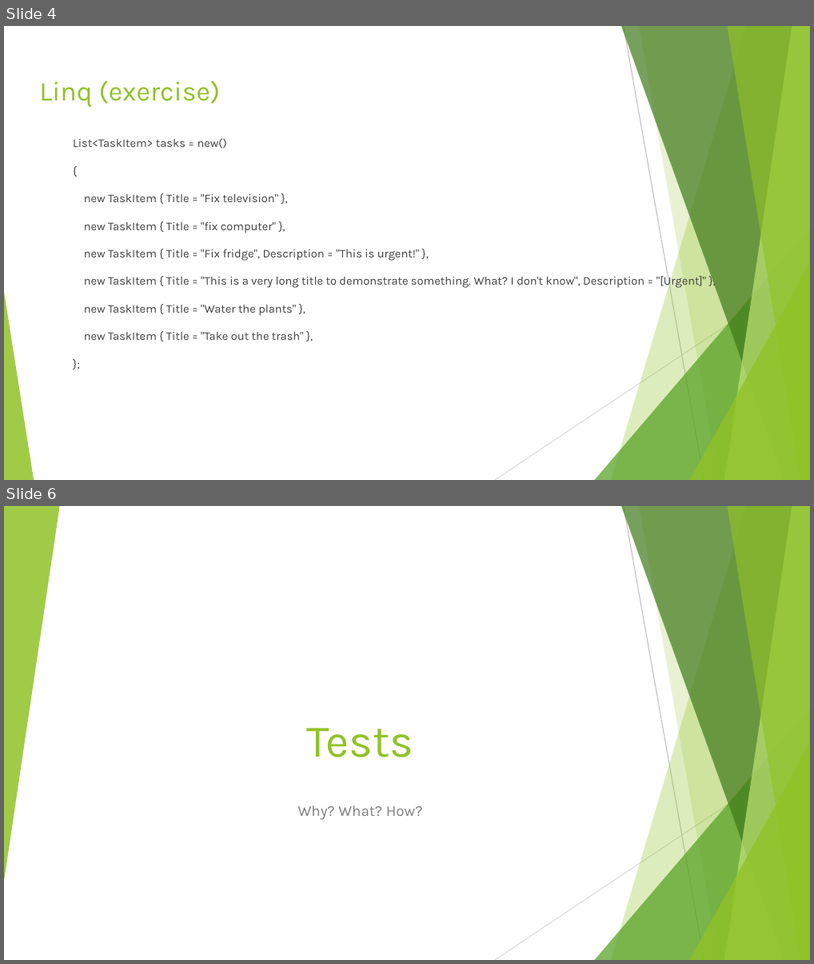
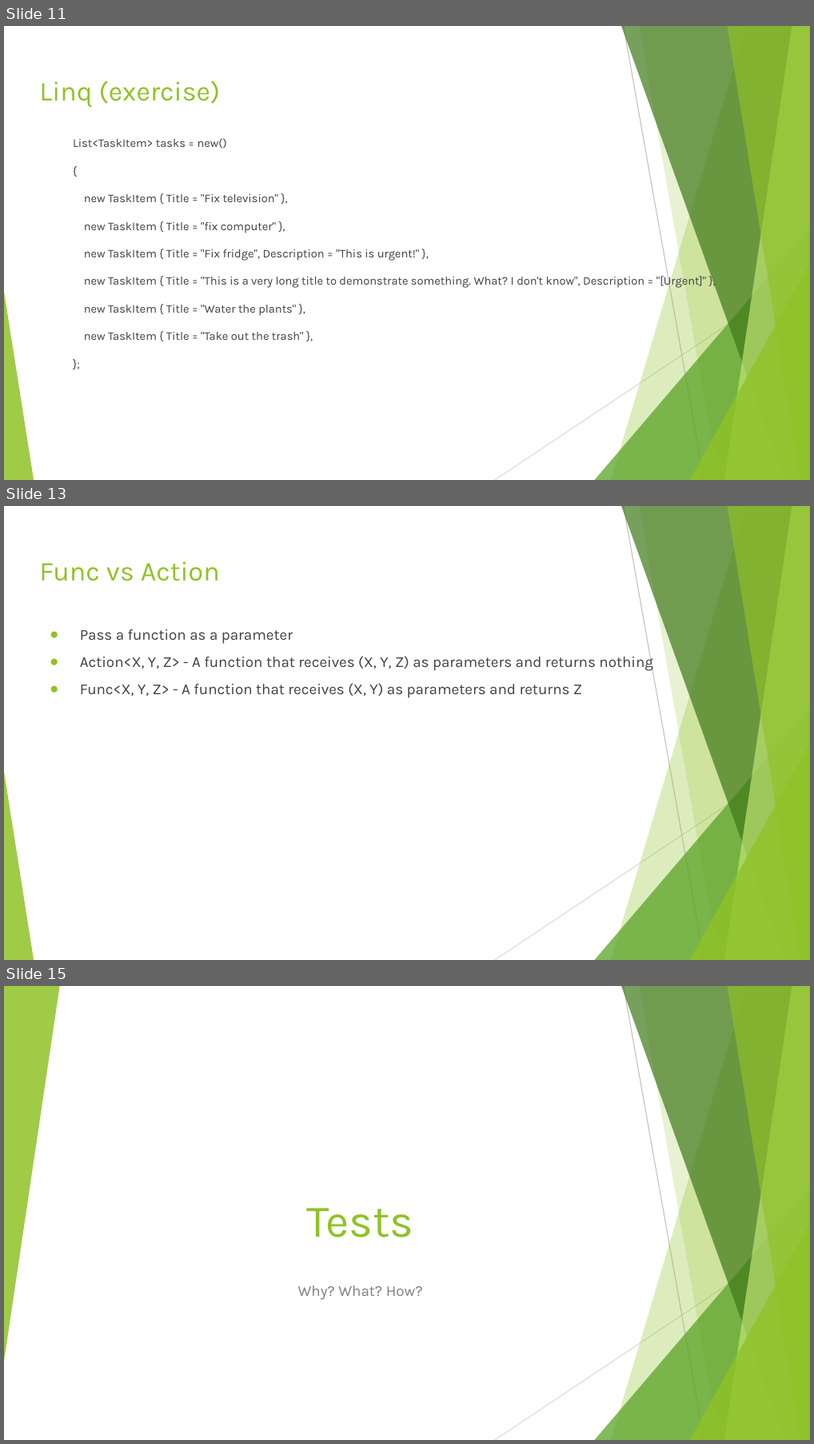
Before and after one commit to javitolin/CSharpWorkshopTodoList, a slide deck: Slides/3. Day 2 - OOP, Unit Tests, Collections.pptx. Shown one above the other, each under a label of ours: slides 4 and 6 before the commit, slides 11, 13 and 15 after it; the slides between them are not shown. The pictures are 814x964 and 814x1444 pixels, drawn with LibreOffice and Linux fonts; fonts in the diff are those of the drawing. Boxes give left, top, right and bottom in pixels: in the first picture for what was removed or moved away, otherwise in the second. Text is boxed around its words. In the diff, an @@ line names an element or a change of style, - is before the commit and + after.

```diff
--- a/Slides/3. Day 2 - OOP, Unit Tests, Collections.pptx
+++ b/Slides/3. Day 2 - OOP, Unit Tests, Collections.pptx
@@ slide 13 added at [4,506,810,960], background #FFFFFF; not listed: 10 template elements that a slide beside it also shows @@
@@ title added at [39,561,220,581], 24.3 pt, text #90C226 @@
+Func vs Action
@@ text added at [80,629,654,698], 13.5 pt, text #404040 @@
+● Pass a function as a parameter
+● Action<X, Y, Z> - A function that receives (X, Y, Z) as parameters and returns nothing
+● Func<X, Y, Z> - A function that receives (X, Y) as parameters and returns Z
@@ what was slide 4 is now slide 11 @@
@@ what was slide 6 is now slide 15 @@
```
Also in this commit, not shown: 2 slides changed, 9 other slides added, 13 other files.
